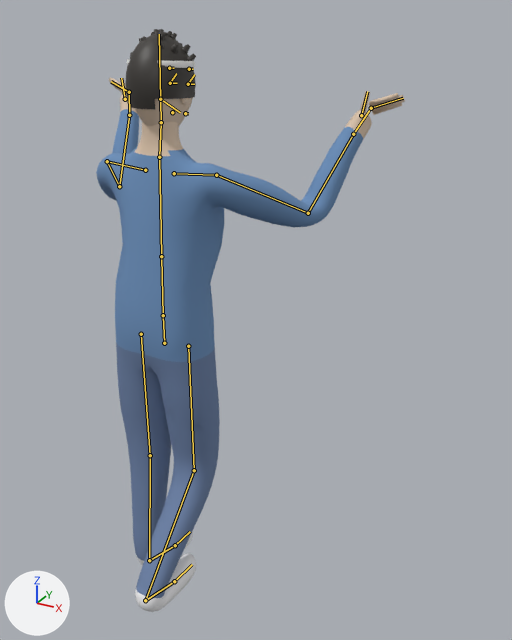
The Blender file source_art/char_luis.blend as it was, and as the next commit left it.
Before and after are seen from a 50 mm camera at (1.146, -1.527, 1.821) aimed at (0.184, 0.221, 0.947). The axes (+X, +Y, +Z) are drawn at lower left. The lights are the same throughout. The picture after the commit comes second. Both versions are drawn at frame 0 of the action 'carry'; the numbers are the values there. The bones that bend it are drawn over the model as lines.

The first picture shows 'luis_Mesh'.
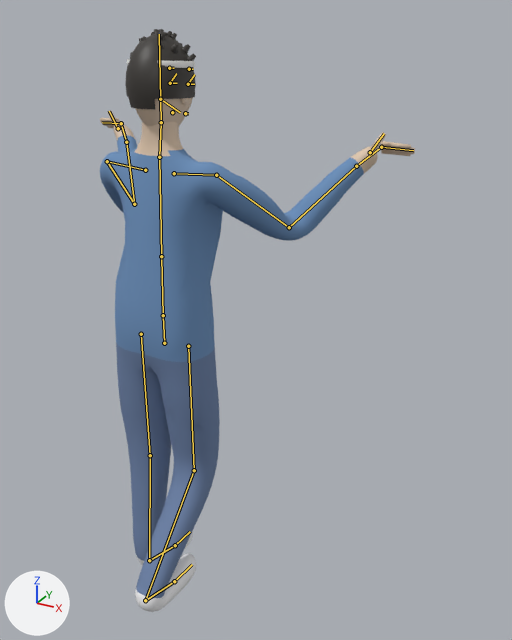
The edits, one by one:
Bone 'UpperArm.R' (bone_upperarm_r) turns from (56, 12, 28) to (47, 18, 46) degrees about its own x, y and z.
Bone 'UpperArm.L' (bone_upperarm_l) turns from (56, -12, -28) to (47, -18, -46) degrees about its own x, y and z.

Location of each change, [x1, y1, x2, y2] in pixels of the pictures (512 x 640 px):
'luis_Mesh', posed: before [96, 29, 405, 612]; after [100, 29, 415, 612]
bone 'UpperArm.R', root to tip: before (216, 175) to (308, 213); after (216, 175) to (289, 227)
bone 'UpperArm.L', root to tip: before (107, 161) to (119, 186); after (107, 161) to (134, 204)
